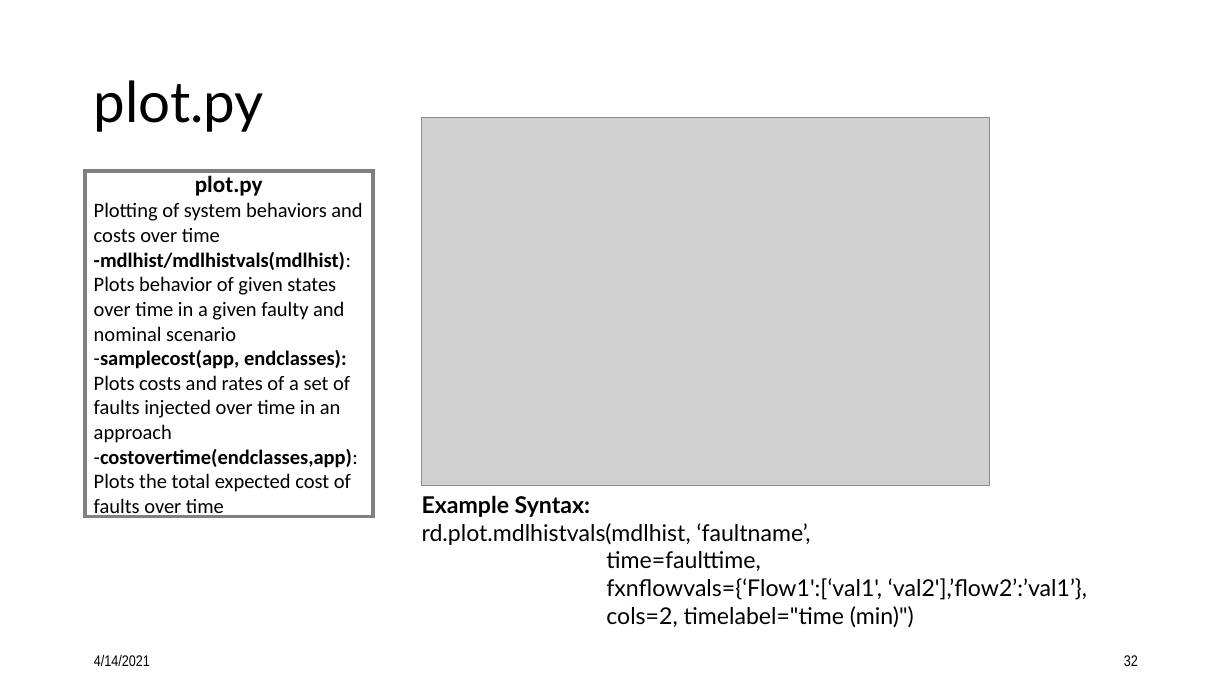
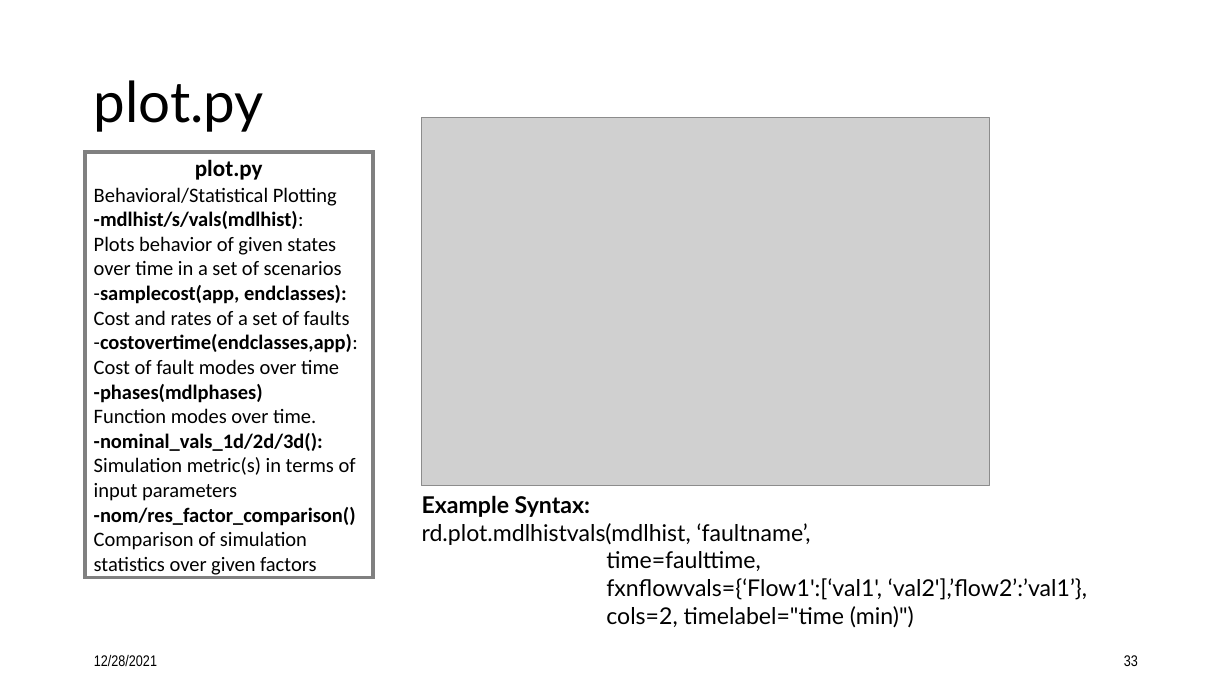
Before and after one commit to nasa/fmdtools, a slide deck: slide 33 of docs/Intro to fmdtools.pptx (slide 32 before the commit). Drawn at 1232x693 pixels with LibreOffice and Linux fonts; fonts in the diff are those of the drawing; grey boxes stand for pictures. Boxes give left, top, right and bottom in pixels: in the first picture for what was removed or moved away, otherwise in the second. Text is boxed around its words. In the diff, an @@ line names an element or a change of style, - is before the commit and + after.

Commit message:
Updating Documentation
- adding new functions to module descriptions
-update notebooks
- removing deprecated documentation

```diff
--- a/docs/Intro to fmdtools.pptx
+++ b/docs/Intro to fmdtools.pptx
@@ rectangle "plot.py" resized from (x1=85, y1=171, x2=373, y2=517) to (x1=85, y1=152, x2=373, y2=578) @@
@@ text in rectangle at (x1=94, y1=187, x2=342, y2=275): text changed @@
-Plotting of system behaviors and costs over time
--mdlhist/mdlhistvals(mdlhist):
-Plots behavior of given states over time in a given faulty and nominal scenario
+Behavioral/Statistical Plotting
+-mdlhist/s/vals(mdlhist):
+Plots behavior of given states over time in a set of scenarios
@@ text in rectangle at (x1=94, y1=310, x2=350, y2=325): text changed @@
-Plots costs and rates of a set of faults injected over time in an approach
+Cost and rates of a set of faults
@@ text in rectangle at (x1=94, y1=359, x2=356, y2=577): text changed @@
-Plots the total expected cost of faults over time
+Cost of fault modes over time
+-phases(mdlphases)
+Function modes over time.
+-nominal_vals_1d/2d/3d():
+Simulation metric(s) in terms of input parameters
+-nom/res_factor_comparison()
+Comparison of simulation statistics over given factors
@@ text at (x1=94, y1=655, x2=157, y2=666): text changed @@
-4/14/2021
+12/28/2021
@@ page number at (x1=1124, y1=655, x2=1138, y2=666): text changed @@
-32
+33
```
Also in this commit, not shown: 32 other slides changed, 5 slides added, 3 slides removed, 14 other files.
